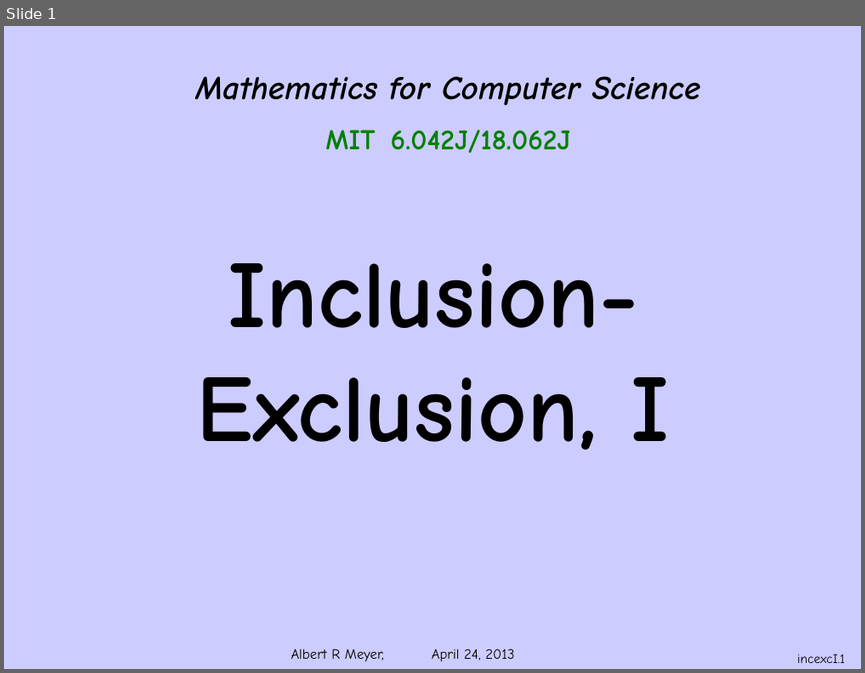
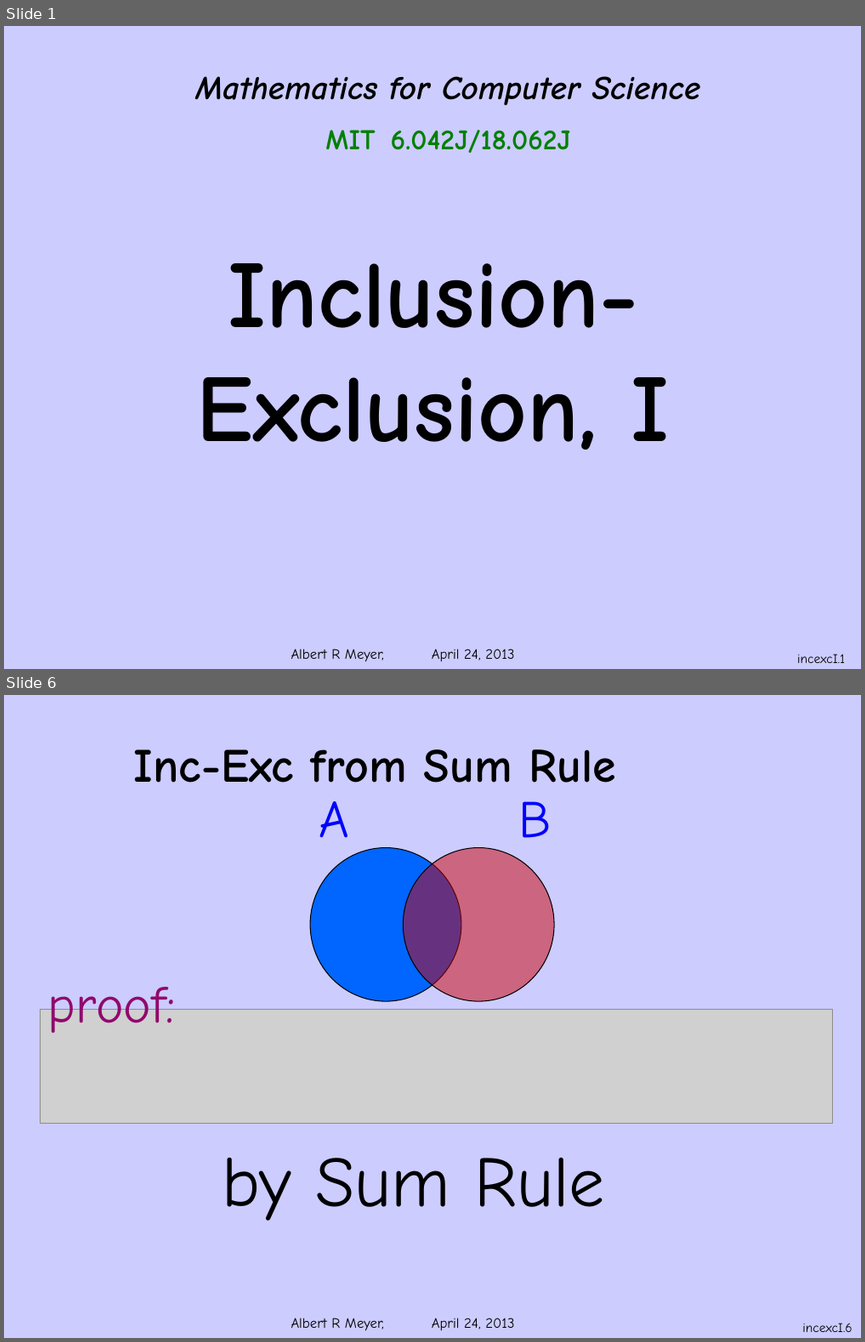
Before and after one commit to armeyer/mcs_web, a slide deck: spring13/slides13/incexcI.pptx. Shown one above the other, each under a label of ours: slide 1 before the commit, slides 1 and 6 after it; the slides between them are not shown. The pictures are 865x673 and 865x1342 pixels, drawn with LibreOffice and Linux fonts; fonts in the diff are those of the drawing; grey boxes stand for pictures; background and template pictures are left out. Boxes give left, top, right and bottom in pixels: in the first picture for what was removed or moved away, otherwise in the second. Text is boxed around its words. In the diff, an @@ line names an element or a change of style, - is before the commit and + after.

Commit message:
add incexc-60-04-42.pptx incexcbinom.pptx incexc2set.pptx

```diff
--- a/spring13/slides13/incexcI.pptx
+++ b/spring13/slides13/incexcI.pptx
@@ slide 6 added at [4, 695, 861, 1338], background #CCCCFF; not listed: 1 template element that a slide beside it also shows @@
@@ title added at [134, 749, 616, 783], 40 pt, text #000000, bold @@
+Inc-Exc from Sum Rule
@@ group added at [310, 801, 554, 1001]: 2 texts, 2 ellipses @@
+A
+B
@@ text added at [48, 977, 175, 1032], 44 pt, text #90096D @@
+proof:
@@ picture added at [40, 1009, 833, 1123] @@
@@ text added at [222, 1157, 604, 1220], 60 pt, text #000000 @@
+by Sum Rule
@@ page number added at [802, 1322, 851, 1332], 11 pt, text #000000 @@
+incexcI.6
```
Also in this commit, not shown: 6 slides changed, 4 other slides added, 4 other files.
